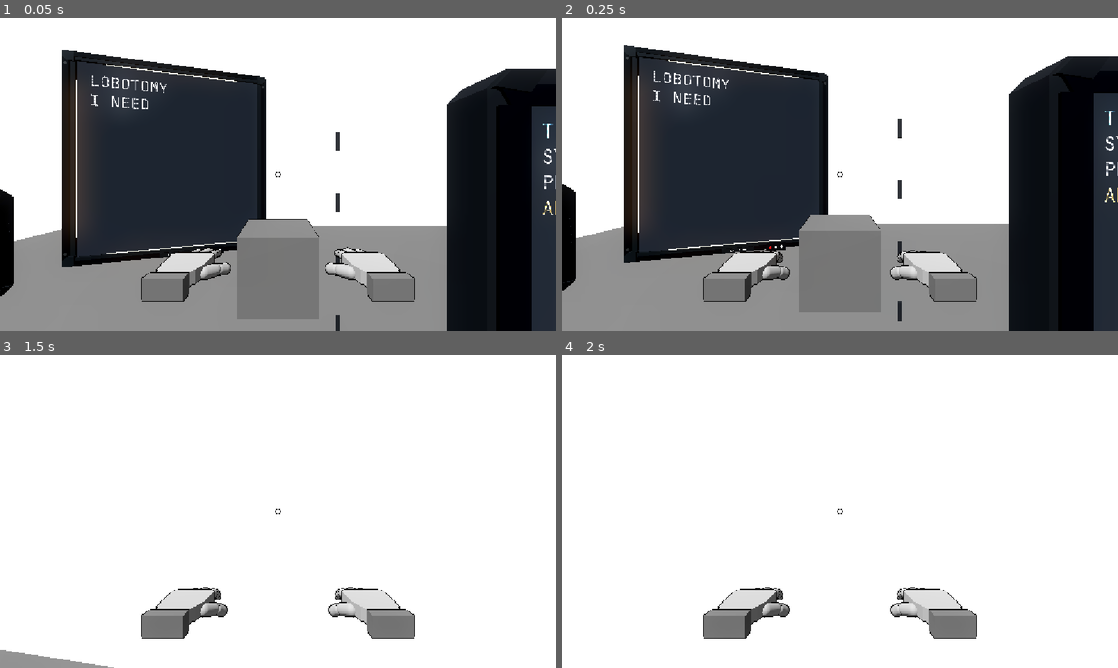
Above: before the commit, frames 1-4 (two rows, left to right).
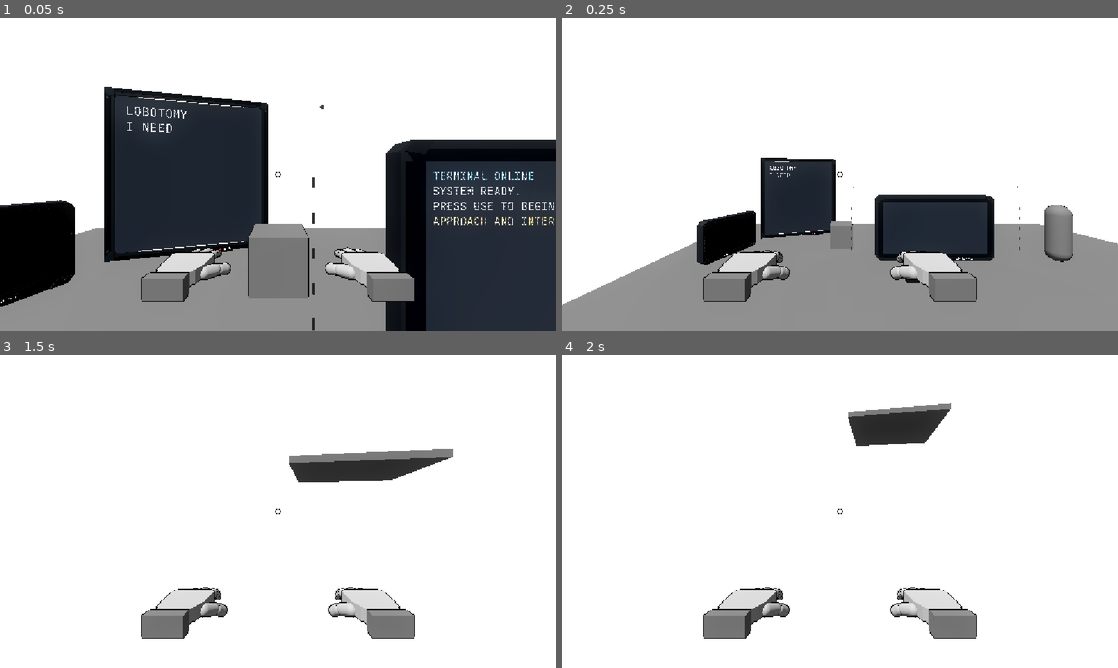
Above: after the commit, the same moments.

Repository: greedisfaust/fowl-play-project
Game: Godot game, scene res://arena/test_arena.tscn
Same seed, same stepped clock (60 frames per second), same inputs: the game is played once before the commit and once after it.
Inputs (mouse positions are in pixels of both pictures, inside the frame that each line leads up to):
- Up to frame 1 (0.05 s): no input
- Up to frame 2 (0.25 s): no input
- Up to frame 3 (1.5 s): tap Enter at 0.5 s; move the mouse to (305, 511) at 0.52 s; hold E (interact) 0.53-1.28 s; hold W (move_forward) from 0.53 s (still down); click (305, 511) at 0.67 s; tap Space (jump) at 0.77 s; move the mouse to (250, 511) at 1.27 s; click (250, 511) at 1.35 s
- Up to frame 4 (2 s): keep holding W (move_forward); tap Space (jump) at 1.52 s

The runs differ from the first frame. In frame 1, 33% of the frame differs, in the area x 0-100%, y 10-100%; in frame 2, 47%, in the area x 0-100%, y 8-100%; in frame 3, 2.9%; in frame 4, 1.8%.
Error after the commit: Parse Error: Cannot find member "LEG_IK_SWING_KNEE_FORWARD_BIAS_M" in base "res://core/tuning.gd". (res://ragdoll/player_rig.gd:511)

Commit message:
fix: map procedural feet to authored leg sides

Diff:
--- a/fowl-play/ragdoll/player_rig.gd
+++ b/fowl-play/ragdoll/player_rig.gd
@@ -492,7 +492,8 @@
 	base_shin_rotation: Quaternion,
 	base_foot_rotation: Quaternion,
 	ik_weight: float,
-	foot_side: float
+	foot_side: float,
+	knee_bend_weight: float
 ) -> bool:
 	if thigh_index < 0 or shin_index < 0 or foot_index < 0 or not foot_target_world.is_finite():
 		return false
@@ -507,7 +508,7 @@
 	if parent_index < 0 or upper_length <= 0.001 or lower_length <= 0.001:
 		return false
 	var parent_world_basis: Basis = skeleton.global_basis * skeleton.get_bone_global_pose(parent_index).basis
-	var pole_world: Vector3 = hip_world + global_basis * Vector3.FORWARD * LEG_IK_POLE_FORWARD_WEIGHT
+	var pole_world: Vector3 = hip_world + global_basis * Vector3.FORWARD * (LEG_IK_POLE_FORWARD_WEIGHT + knee_bend_weight * TUNING.LEG_IK_SWING_KNEE_FORWARD_BIAS_M)
 	pole_world += global_basis * Vector3.RIGHT * signf(foot_side) * LEG_KNEE_OUTWARD_BIAS_M
 	var solution: Dictionary = LEG_IK.solve_two_bone(
 		hip_world, foot_target_world, pole_world, upper_length, lower_length
@@ -574,12 +575,12 @@
 	# toward an artificial forward target.
 	if bool(_leg_controller.get("left_in_swing")) and planner_velocity.length() > TUNING.LEG_MIN_WALK_SPEED_MPS:
 		left_landing_world = _footstep_planner.call(
-			"get_landing_target", hip_center_world, global_basis, planner_velocity, -1.0,
+			"get_landing_target", hip_center_world, global_basis, planner_velocity, 1.0,
 			0.0, 0.24, TUNING.LEG_STEP_CYCLE_DISTANCE_M * (1.0 - TUNING.LEG_STANCE_FRACTION)
 		)
 	if bool(_leg_controller.get("right_in_swing")) and planner_velocity.length() > TUNING.LEG_MIN_WALK_SPEED_MPS:
 		right_landing_world = _footstep_planner.call(
-			"get_landing_target", hip_center_world, global_basis, planner_velocity, 1.0,
+			"get_landing_target", hip_center_world, global_basis, planner_velocity, -1.0,
 			0.0, 0.24, TUNING.LEG_STEP_CYCLE_DISTANCE_M * (1.0 - TUNING.LEG_STANCE_FRACTION)
 		)
 	var left_replant_requested: bool = false
@@ -593,17 +594,17 @@
 		if left_needs_replant and (not right_needs_replant or left_stretch_ratio >= right_stretch_ratio):
 			left_replant_requested = true
 			left_landing_world = _footstep_planner.call(
-				"get_landing_target", hip_center_world, global_basis, planner_velocity, -1.0,
+				"get_landing_target", hip_center_world, global_basis, planner_velocity, 1.0,
 				TUNING.LEG_EMERGENCY_FORWARD_PLACEMENT_M, TUNING.LEG_MIN_LANDING_LATERAL_M, 0.0
 			)
 		elif right_needs_replant:
 			right_replant_requested = true
 			right_landing_world = _footstep_planner.call(
-				"get_landing_target", hip_center_world, global_basis, planner_velocity, 1.0,
+				"get_landing_target", hip_center_world, global_basis, planner_velocity, -1.0,
 				TUNING.LEG_EMERGENCY_FORWARD_PLACEMENT_M, TUNING.LEG_MIN_LANDING_LATERAL_M, 0.0
 			)
-	left_landing_world = _footstep_planner.call("constrain_anatomical_side", left_landing_world, hip_center_world, global_basis, -1.0, TUNING.LEG_MIN_LANDING_LATERAL_M)
-	right_landing_world = _footstep_planner.call("constrain_anatomical_side", right_landing_world, hip_center_world, global_basis, 1.0, TUNING.LEG_MIN_LANDING_LATERAL_M)
+	left_landing_world = _footstep_planner.call("constrain_anatomical_side", left_landing_world, hip_center_world, global_basis, 1.0, TUNING.LEG_MIN_LANDING_LATERAL_M)
+	right_landing_world = _footstep_planner.call("constrain_anatomical_side", right_landing_world, hip_center_world, global_basis, -1.0, TUNING.LEG_MIN_LANDING_LATERAL_M)
 	# Keep each probe at its current sole height; only X/Z come from the hip zone.
 	left_landing_world.y = left_foot_world.y
 	right_landing_world.y = right_foot_world.y
@@ -655,7 +656,8 @@
 			_left_thigh_bone_index, _left_shin_bone_index, _left_foot_bone_index,
 			_left_foot_ground_target_world,
 			_left_foot_ground_normal if not bool(_leg_controller.get("left_in_swing")) and not bool(_left_foot_plant.get("emergency_replant_active")) else Vector3.ZERO,
-			left_thigh_rotation, left_shin_rotation, left_foot_rotation, _left_leg_ik_weight, -1.0
+			left_thigh_rotation, left_shin_rotation, left_foot_rotation, _left_leg_ik_weight, 1.0,
+			float(_leg_controller.get("left_knee_bend_weight"))
 	)
 		_left_leg_ik_active = left_ik_applied
 	else:
@@ -665,7 +667,8 @@
 			_right_thigh_bone_index, _right_shin_bone_index, _right_foot_bone_index,
 			_right_foot_ground_target_world,
 			_right_foot_ground_normal if not bool(_leg_controller.get("right_in_swing")) and not bool(_right_foot_plant.get("emergency_replant_active")) else Vector3.ZERO,
-			right_thigh_rotation, right_shin_rotation, right_foot_rotation, _right_leg_ik_weight, 1.0
+			right_thigh_rotation, right_shin_rotation, right_foot_rotation, _right_leg_ik_weight, -1.0,
+			float(_leg_controller.get("right_knee_bend_weight"))
 	)
 		_right_leg_ik_active = right_ik_applied
 	else:
